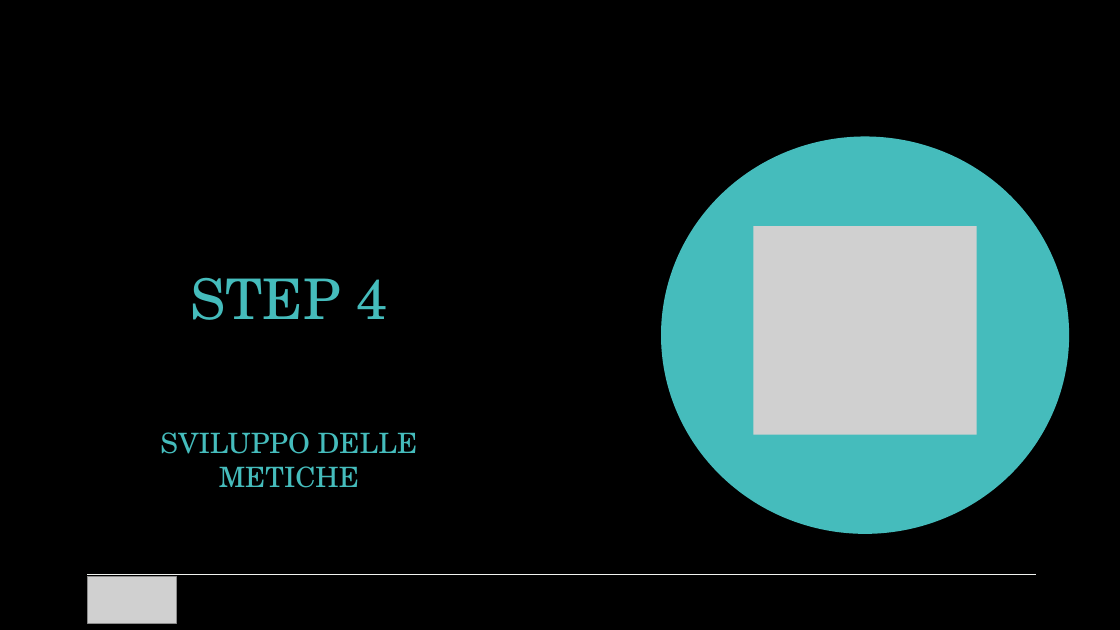
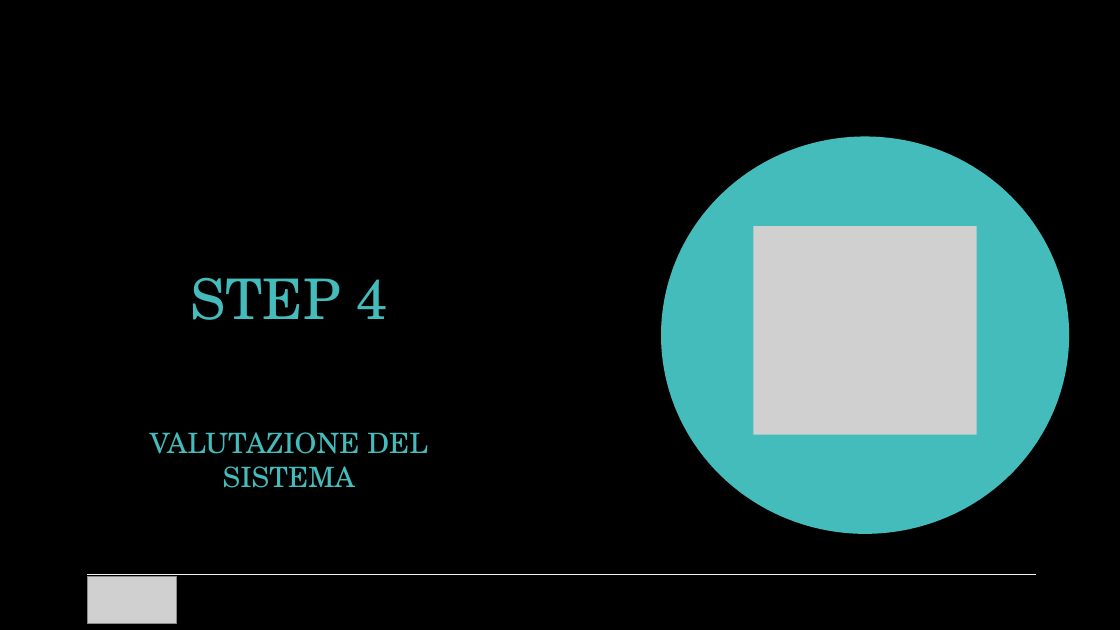
Before and after one commit to AntonioSouls/Data-Engineering-Projects, a slide deck: slide 17 of homework3/Presentazione HOMEWORK 3.pptx (slide 15 before the commit). Drawn at 1120x630 pixels with LibreOffice and Linux fonts; fonts in the diff are those of the drawing; grey boxes stand for pictures. Boxes give left, top, right and bottom in pixels: in the first picture for what was removed or moved away, otherwise in the second. Text is boxed around its words. In the diff, an @@ line names an element or a change of style, - is before the commit and + after.

```diff
--- a/homework3/Presentazione HOMEWORK 3.pptx
+++ b/homework3/Presentazione HOMEWORK 3.pptx
@@ text at (150,432,428,488): text changed @@
-SVILUPPO DELLE METICHE
+VALUTAZIONE DEL SISTEMA
```
Also in this commit, not shown: 11 other slides changed, 5 slides added.
